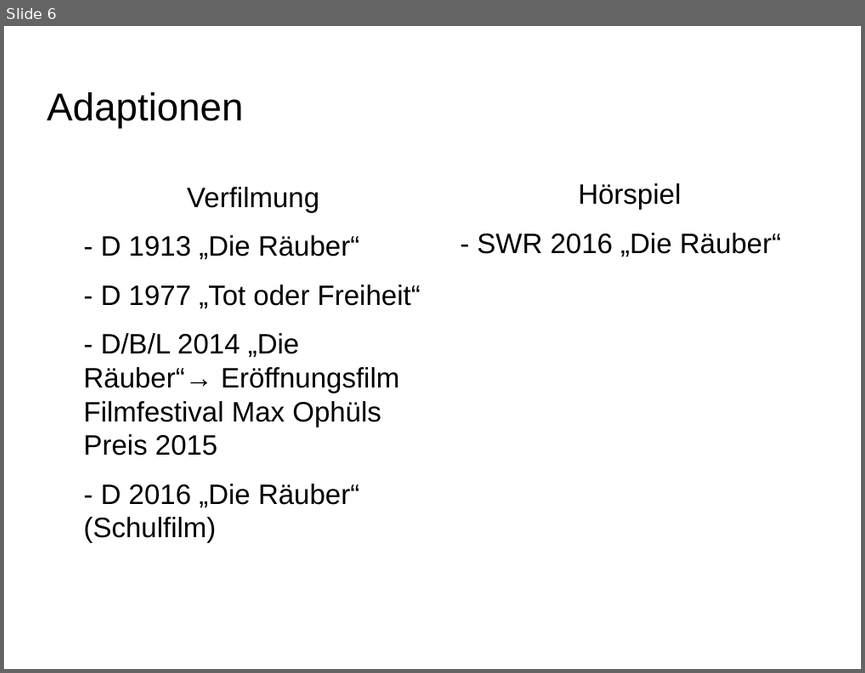
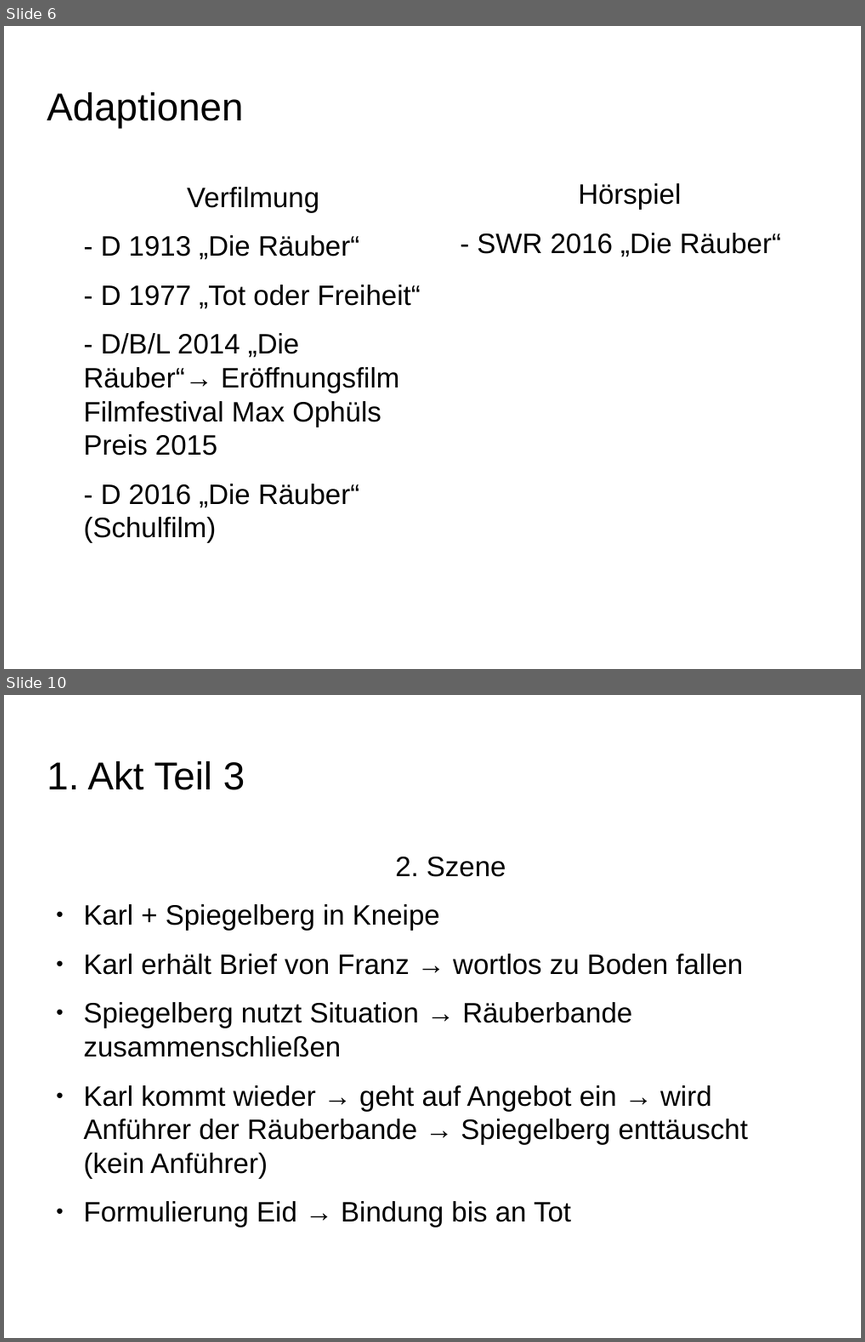
Before and after one commit to Galaxyqasar/Schule, a slide deck: Vortraege/Die_R-uber/Die_Raeuber.odp. Shown one above the other, each under a label of ours: slide 6 before the commit, slides 6 and 10 after it; the slides between them are not shown. The pictures are 865x673 and 865x1342 pixels, drawn with LibreOffice and Linux fonts; fonts in the diff are those of the drawing; background and template pictures are left out. Boxes give left, top, right and bottom in pixels: in the first picture for what was removed or moved away, otherwise in the second. Text is boxed around its words. In the diff, an @@ line names an element or a change of style, - is before the commit and + after.

```diff
--- a/Vortraege/Die_R-uber/Die_Raeuber.odp
+++ b/Vortraege/Die_R-uber/Die_Raeuber.odp
@@ slide 10 added at (4,695,861,1338), background picture (left out) @@
@@ title added at (46,761,245,790), 36 pt, text #000000 @@
+1. Akt Teil 3
@@ text added at (84,857,748,1227), 26 pt, text #000000 @@
+2. Szene
+● Karl + Spiegelberg in Kneipe
+● Karl erhält Brief von Franz → wortlos zu Boden fallen
+● Spiegelberg nutzt Situation → Räuberbande zusammenschließen
+● Karl kommt wieder → geht auf Angebot ein → wird Anführer der Räuberbande → Spiegelberg enttäuscht (kein Anführer)
+● Formulierung Eid → Bindung bis an Tot
```
Also in this commit, not shown: 2 slides changed, 15 other slides added.
